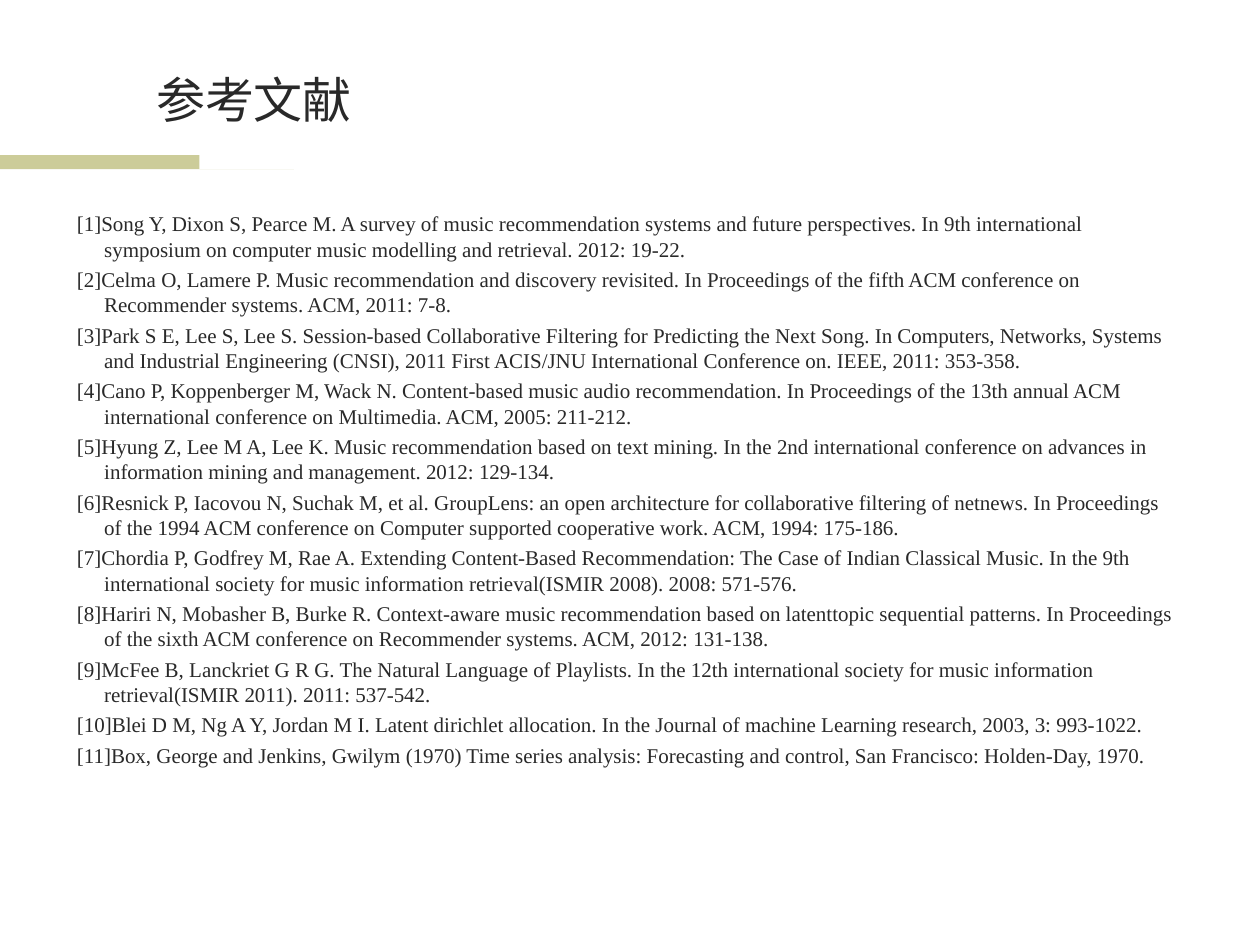
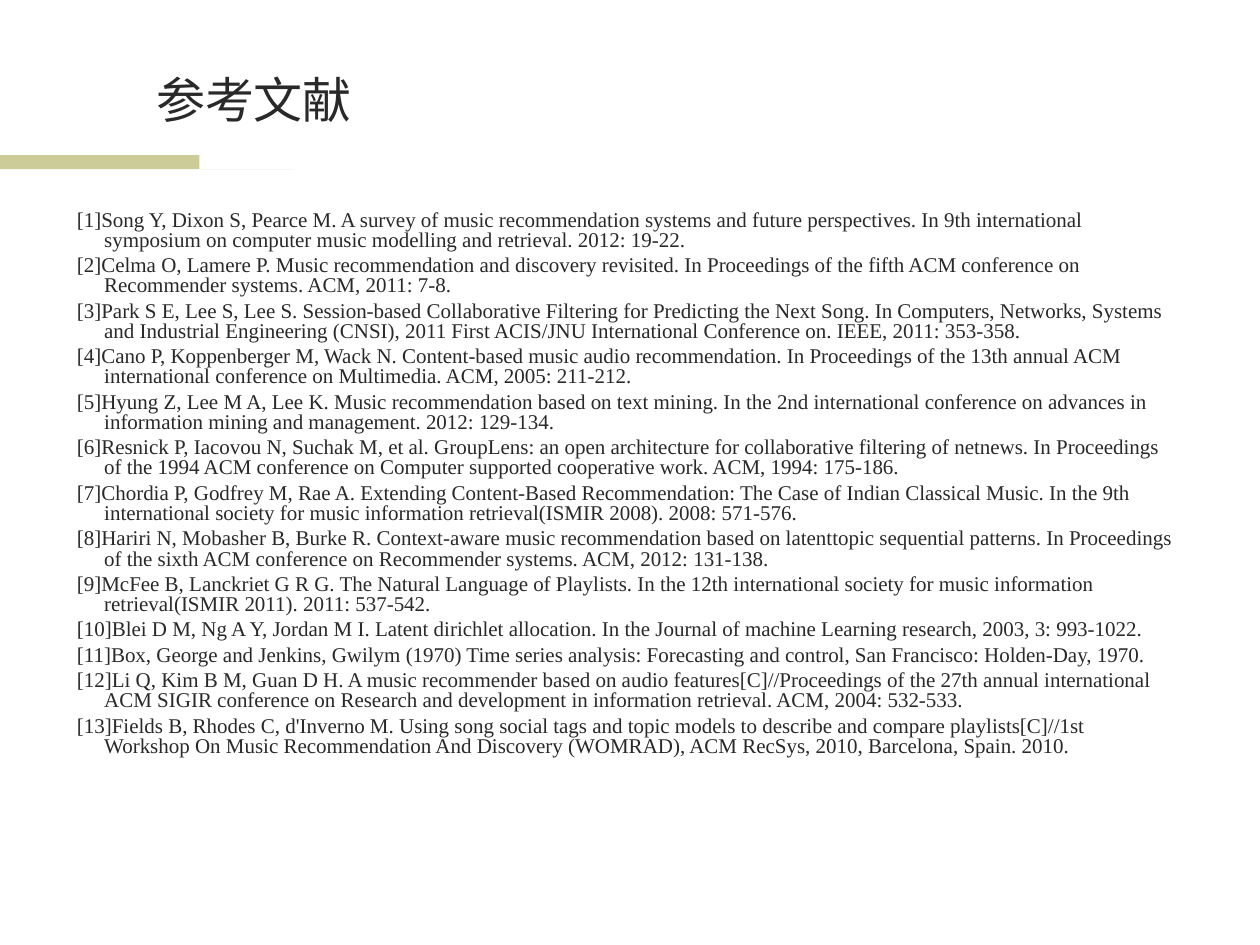
Before and after one commit to wwssttt/NJUThesis, a slide deck: slide 24 of ppt/一种基于时间序列分析的个性化音乐推荐系统及其实现.ppt. Drawn at 1260x945 pixels with LibreOffice and Linux fonts; fonts in the diff are those of the drawing; background and template pictures are left out. Boxes give left, top, right and bottom in pixels: in the first picture for what was removed or moved away, otherwise in the second. Text is boxed around its words. In the diff, an @@ line names an element or a change of style, - is before the commit and + after.

Commit message:
ppt3.2

```diff
--- a/ppt/一种基于时间序列分析的个性化音乐推荐系统及其实现.ppt
+++ b/ppt/一种基于时间序列分析的个性化音乐推荐系统及其实现.ppt
@@ text at [77, 212, 1171, 667]: line spacing 1 to 0.8 @@
@@ text at [77, 672, 1150, 758]: paragraphs added @@
+[12]Li Q, Kim B M, Guan D H. A music recommender based on audio features[C]//Proceedings of the 27th annual international ACM SIGIR conference on Research and development in information retrieval. ACM, 2004: 532-533.
+[13]Fields B, Rhodes C, d'Inverno M. Using song social tags and topic models to describe and compare playlists[C]//1st Workshop On Music Recommendation And Discovery (WOMRAD), ACM RecSys, 2010, Barcelona, Spain. 2010.
```
Also in this commit, not shown: 13 other slides changed, 1 slide added.
